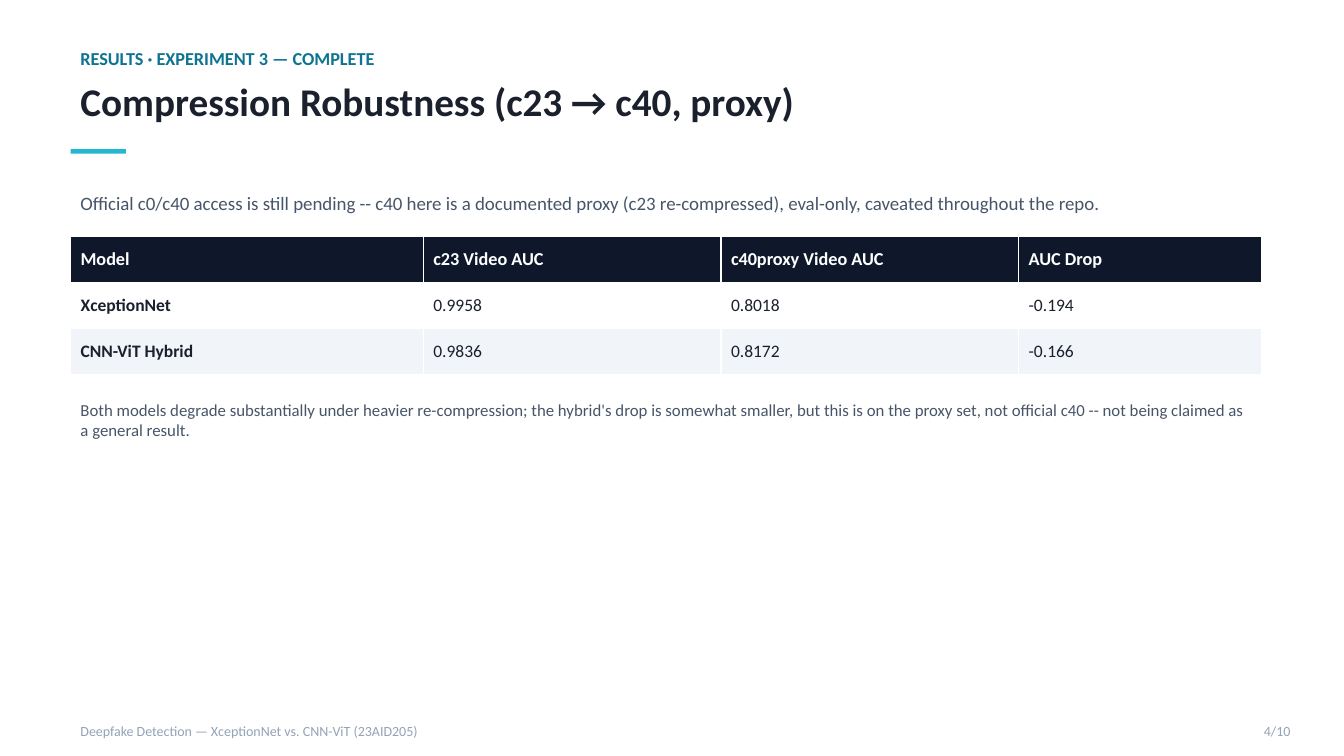
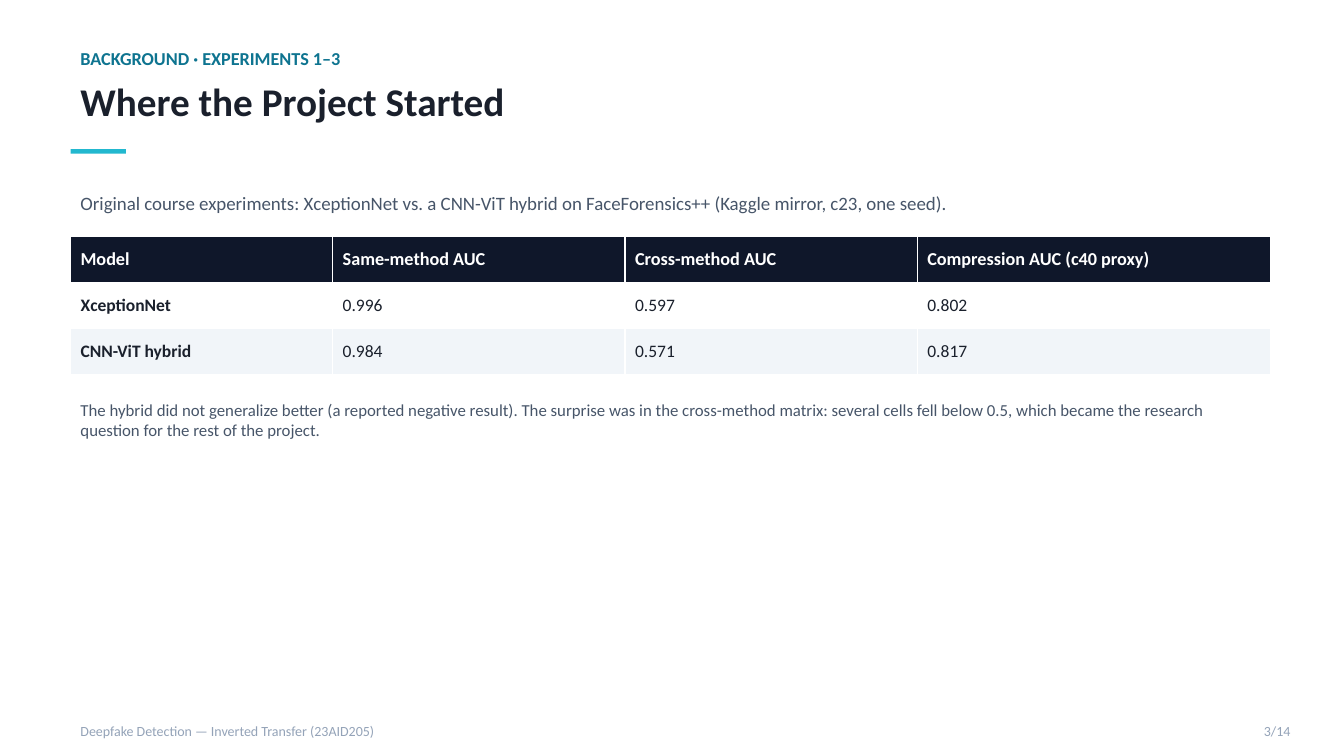
Before and after one commit to DUNE-ODYSSEY/deepfake-detection, a slide deck: slide 3 of docs/progress_update.pptx (slide 4 before the commit). Drawn at 1344x756 pixels with LibreOffice and Linux fonts; fonts in the diff are those of the drawing. Boxes give left, top, right and bottom in pixels: in the first picture for what was removed or moved away, otherwise in the second. Text is boxed around its words. In the diff, an @@ line names an element or a change of style, - is before the commit and + after.

Commit message:
Progress deck: rebuild with final results of all phases (14 slides)

```diff
--- a/docs/progress_update.pptx
+++ b/docs/progress_update.pptx
@@ text at (x1=80, y1=53, x2=340, y2=65): text changed @@
-RESULTS · EXPERIMENT 3 — COMPLETE
+BACKGROUND · EXPERIMENTS 1–3
@@ text at (x1=80, y1=88, x2=505, y2=123): text changed @@
-Compression Robustness (c23 → c40, proxy)
+Where the Project Started
@@ text at (x1=80, y1=196, x2=946, y2=213): text changed @@
-Official c0/c40 access is still pending -- c40 here is a documented proxy (c23 re-compressed), eval-only, caveated throughout the repo.
+Original course experiments: XceptionNet vs. a CNN-ViT hybrid on FaceForensics++ (Kaggle mirror, c23, one seed).
@@ table at (x1=71, y1=236, x2=1270, y2=375) @@
-row 1: Model | c23 Video AUC | c40proxy Video AUC | AUC Drop
+row 1: Model | Same-method AUC | Cross-method AUC | Compression AUC (c40 proxy)
-row 2: XceptionNet | 0.9958 | 0.8018 | -0.194
+row 2: XceptionNet | 0.996 | 0.597 | 0.802
-row 3: CNN-ViT Hybrid | 0.9836 | 0.8172 | -0.166
+row 3: CNN-ViT hybrid | 0.984 | 0.571 | 0.817
@@ table resized from (x1=71, y1=236, x2=1261, y2=375) to (x1=71, y1=236, x2=1270, y2=375) @@
@@ text at (x1=80, y1=404, x2=1203, y2=439): text changed @@
-Both models degrade substantially under heavier re-compression; the hybrid's drop is somewhat smaller, but this is on the proxy set, not official c40 -- not being claimed as a general result.
+The hybrid did not generalize better (a reported negative result). The surprise was in the cross-method matrix: several cells fell below 0.5, which became the research question for the rest of the project.
@@ text at (x1=80, y1=726, x2=374, y2=738): text changed @@
-Deepfake Detection — XceptionNet vs. CNN-ViT (23AID205)
+Deepfake Detection — Inverted Transfer (23AID205)
@@ text at (x1=1264, y1=726, x2=1291, y2=737): text changed @@
-4/10
+3/14
```
Also in this commit, not shown: 1 other slide changed, 12 slides added, 8 slides removed, 1 other file.
